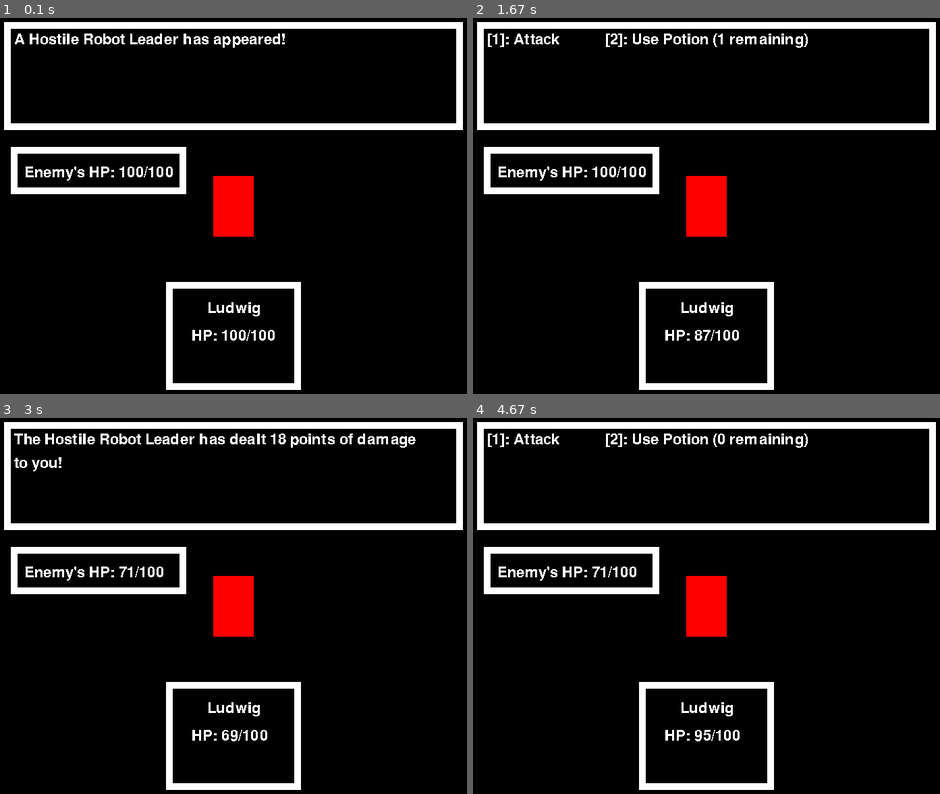
Above: before the commit, frames 1-4 (two rows, left to right).
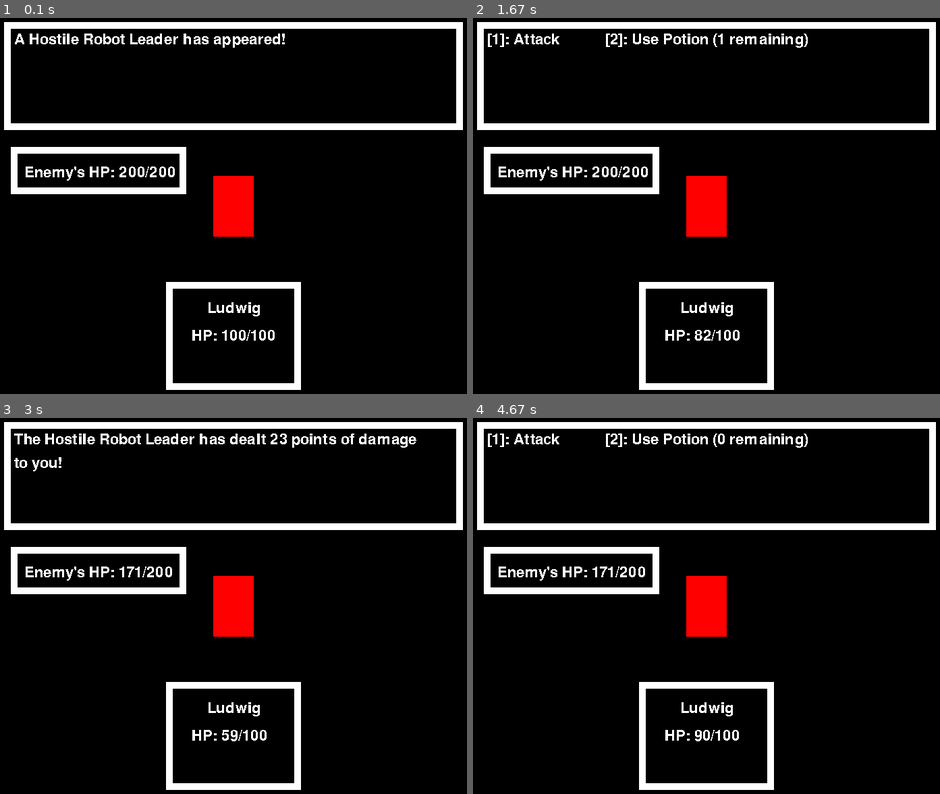
Above: after the commit, the same moments.

Repository: eduardoluis11/final-project-cs50-python
Game: pygame game, started from project.py
The game is run twice, just before and just after one commit, with the same random seed, the same clock (stepped at 60 frames per second) and the same inputs.
Inputs:
- Up to frame 1 (0.1 s): no input
- Up to frame 2 (1.67 s): tap Z at 0.33, 0.73, 1.03, 1.23, 1.53 s; hold 2 0.67-1.13 s
- Up to frame 3 (3 s): tap 1 at 2 s; tap Z at 2.4, 2.7, 2.9 s
- Up to frame 4 (4.67 s): tap Z at 3.2, 4.13, 4.43, 4.57 s; tap 2 at 3.73 s

The runs differ from the first frame. In frame 1, 0.2% of the frame differs, in the area x 25-38%, y 39-43%; in frame 2, 0.3%; in frame 3, 0.5%, in the area x 25-90%, y 4-86%; in frame 4, 0.2%.

Commit message:
Game requires strategy
The game now requires some strategy. You can no longer win by spamming the “attack” command. And you can’t drink the potions
whenever you feel like. You need to drink them whenever your HP is really low. If you drink them while your HP is high,
you waste them, and you will most likely lose at the end. If the boss has 200 HP and the same attack points as the
player, the difficulty is just right (medium to medium-easy, if you know when to drink the potions).

Diff:
--- a/project.py
+++ b/project.py
@@ -305,8 +305,10 @@
 player = Character("Ludwig", 100, 20)
 
 # This creates the enemy's statistics / stats by using the Character class
+# You will need to use potions to beat this enemy
+enemy = Character("Hostile Robot Leader", 200, 20)
 # enemy = Character("Hostile Robot Leader", 500, 50)  # High on HP. Hard so that you can lose.
-enemy = Character("Hostile Robot Leader", 100, 15)  # Low on HP so that you can win easily
+# enemy = Character("Hostile Robot Leader", 100, 15)  # Low on HP so that you can win easily
 
 # # DEBUG: this should print me the enemy's properties
 # print("Enemy's stats: ")
@@ -555,6 +557,16 @@
 the "has player attacked" boolean was never being disabled after attacking. Also, I fixed the bug in which the game
 froze if I drank a potion on the very first turn. The bug was that the player's turn never ended after drinking a
 potion.
+
+So, now I will try my strategy of requiring the player to drink a potion to defeat the enemy. I will make the enemy
+have like 300 HP. So, you will have to use your potions only when you’re really low on HP to be able to last enough
+turns to defeat the enemy. The player will need a strategy in order to beat the boss. Just hitting the attack button
+won’t work.
+
+The game now has some strategy. You can no longer win by spamming the “attack” command. And you can’t drink the potions
+whenever you feel like. You need to drink them whenever your HP is really low. If you drink them while your HP is high,
+you waste them, and you will most likely lose at the end. If the boss has 200 HP and the same attack points as the
+player, the difficulty is just right (medium to medium-easy, if you know when to drink the potions).
 """
 
 
@@ -718,7 +730,7 @@
                         # If the user presses "2", I'll handle the potion drinking mechanic
                         elif event.key == pygame.K_2 and players_number_of_potions > 0:
 
-                            # TODO
+
 
                             # This makes the battle menu to disappear so that the battle messages are rendered
                             display_battle_menu = False
